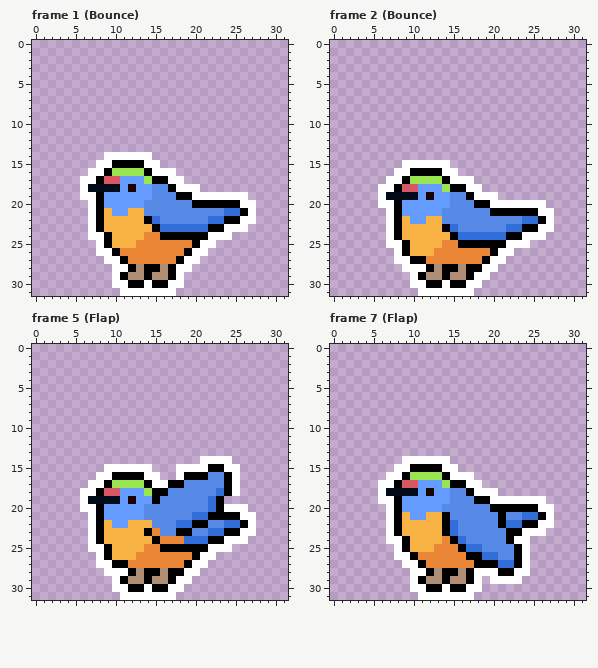
A pixel-art file gets an edit: aseprite/birb.aseprite. The picture above was drawn from the file before the commit.
32x32 pixels, 14 frames. Shown: frame 1 (Bounce), frame 2 (Bounce), frame 5 (Flap), frame 7 (Flap). The commit also changed other frames, which this record leaves out.
And afterwards:
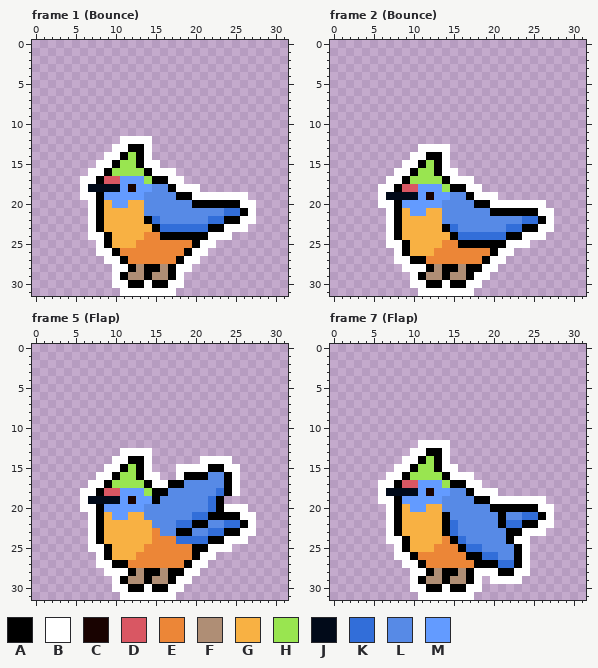
Palette (. is transparent): A #000000  B #ffffff  C #190301  D #d95763  E #ec8637  F #af8e75  G #f8b143  H #99e550  J #010a19  K #326ed9  L #578ae6  M #639bff
Diff:
layer "tuft" now shown
Frame 1 (Bounce), layer "tuft":
There is now colour A in row 13 at x 12 to 13.
The edit turns colour B into colour A in row 14 at x 11 and 13.
There is now colour B in row 12 at x 11 to 14; in row 13 at x 10 to 11 and 14.
The edit turns colour M into colour G in row 20 at x 9 and 12 to 13; in row 21 at x 10 to 11.
The edit turns colour A into colour H in row 15 at x 11 to 12.
The edit turns colour B into colour H in row 14 at x 12.
The edit turns colour M into colour L in row 19 at x 14.
Frame 2 (Bounce), layer "tuft":
There is now colour A in row 14 at x 12 to 13.
The edit turns colour B into colour A in row 15 at x 11 and 13.
There is now colour B in row 13 at x 11 to 14; in row 14 at x 10 to 11 and 14.
The edit turns colour M into colour G in row 21 at x 9 and 12 to 13; in row 22 at x 10 to 11.
The edit turns colour A into colour H in row 16 at x 11 to 12.
The edit turns colour B into colour H in row 15 at x 12.
The edit turns colour M into colour L in row 20 at x 14.
Frame 5 (Flap), layers "wings", "tuft":
There is now colour A in row 14 at x 12 to 13.
The edit turns colour B into colour A in row 15 at x 11 and 13.
There is now colour B in row 13 at x 11 to 14; in row 14 at x 10 to 11 and 14.
The edit turns colour A into colour E in row 24 at x 15; in row 25 at x 16 to 19.
The edit turns colour A into colour G in row 23 at x 14.
The edit turns colour M into colour G in row 21 at x 9 and 12 to 13; in row 22 at x 10 to 11.
The edit turns colour A into colour H in row 16 at x 11 to 12.
The edit turns colour B into colour H in row 15 at x 12.
The edit turns colour E into colour K in row 24 at x 18.
Frame 7 (Flap), layer "tuft": the same change as frame 1 (Bounce)
Boxes around the changes in both pictures, in picture pixels (x1, y1, x2, y2):
changed: (104, 136, 152, 216)
changed: (402, 144, 450, 224)
changed: (112, 448, 152, 480)
changed: (104, 512, 192, 552)
changed: (402, 440, 450, 520)
